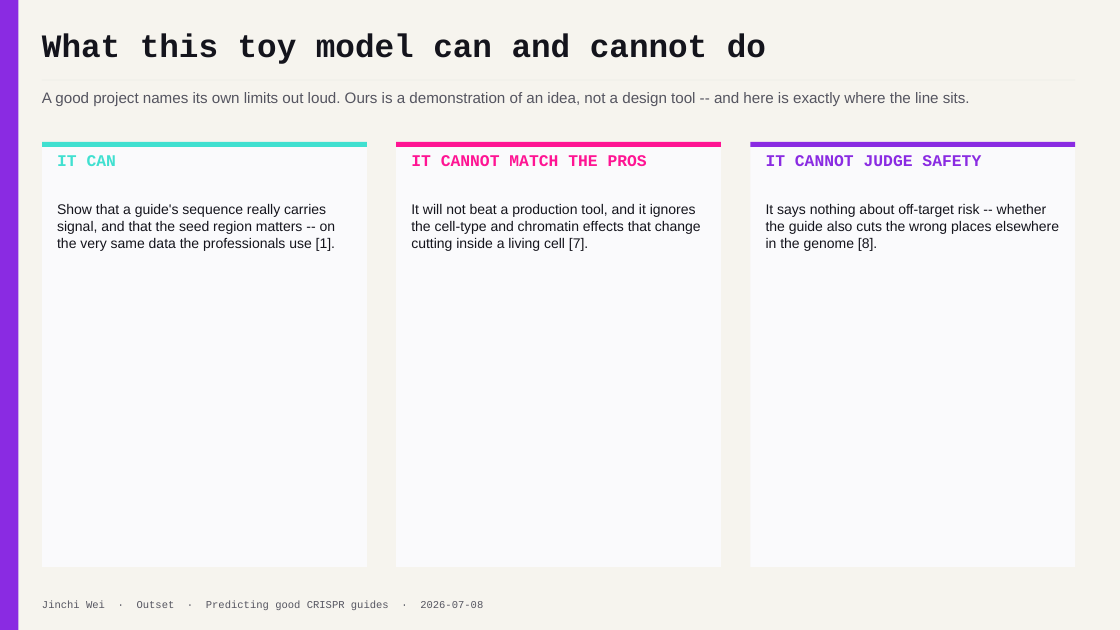
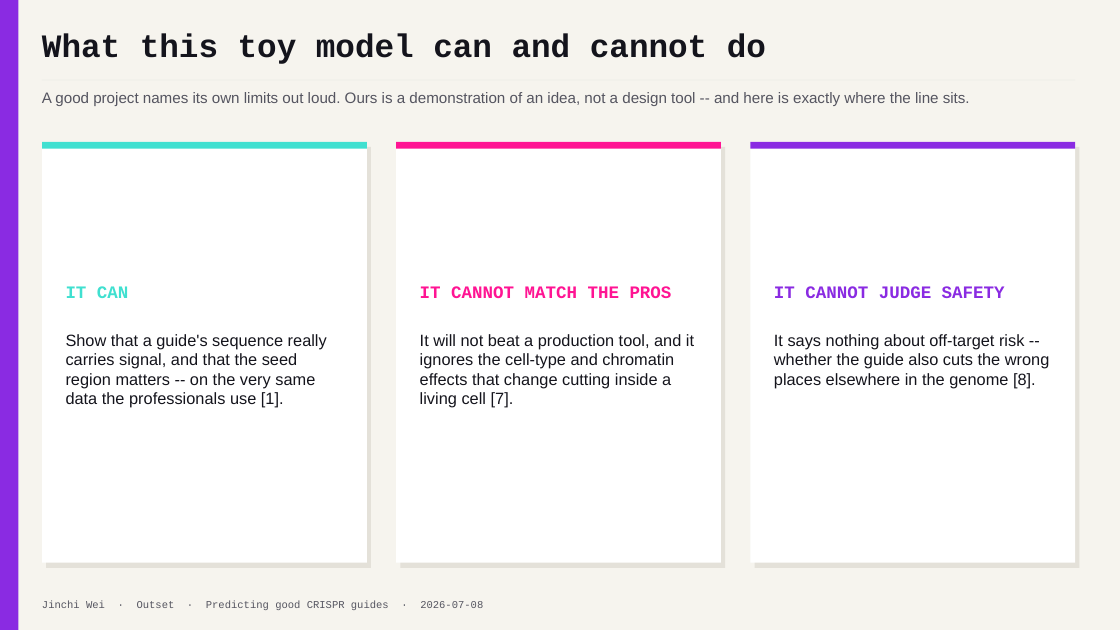
Before and after one commit to jinchiwei/outset-ai-healthcare, a slide deck: slide 15 of solutions/g1_crispr/slides/g1_crispr.pptx. Drawn at 1120x630 pixels with LibreOffice and Linux fonts; fonts in the diff are those of the drawing. Boxes give left, top, right and bottom in pixels: in the first picture for what was removed or moved away, otherwise in the second. Text is boxed around its words. In the diff, an @@ line names an element or a change of style, - is before the commit and + after.

```diff
--- a/solutions/g1_crispr/slides/g1_crispr.pptx
+++ b/solutions/g1_crispr/slides/g1_crispr.pptx
@@ rectangle added at (42,142,367,563), fill #FFFFFF @@
@@ rectangle: place and size @@
-rectangle at (42,142,367,567)
+rectangle at (46,147,371,568)
@@ rectangle at (46,147,371,568): fill #FAFAFC to #E4E1D9 @@
@@ rectangle: place and size @@
-rectangle at (397,142,722,567)
+rectangle at (397,142,722,563)
@@ rectangle at (397,142,722,563): fill #FAFAFC to #FFFFFF @@
@@ rectangle added at (401,147,726,568), fill #E4E1D9 @@
@@ rectangle at (750,142,1075,563): fill #FAFAFC to #FFFFFF @@
@@ rectangle: place and size @@
-rectangle at (750,142,1075,567)
+rectangle at (750,142,1075,563)
@@ rectangle added at (755,147,1080,568), fill #E4E1D9 @@
@@ text "IT CAN": place and size @@
-text "IT CAN" at (57,155,116,166)
+text "IT CAN" at (66,286,128,298)
@@ text "IT CANNOT MATCH THE PROS": place and size @@
-text "IT CANNOT MATCH THE PROS" at (411,155,647,166)
+text "IT CANNOT MATCH THE PROS" at (420,286,672,298)
@@ size 14 to 15 pt in 3 elements at (420,286,672,298), (66,286,128,298), (774,286,1005,298) @@
@@ text "IT CANNOT JUDGE SAFETY": place and size @@
-text "IT CANNOT JUDGE SAFETY" at (766,155,981,166)
+text "IT CANNOT JUDGE SAFETY" at (774,286,1005,298)
@@ text "Show that a guide's sequence ...": place and size @@
-text "Show that a guide's sequence ..." at (57,204,336,251)
+text "Show that a guide's sequence ..." at (66,334,327,408)
@@ text "It will not beat a ...": place and size @@
-text "It will not beat a ..." at (411,204,701,251)
+text "It will not beat a ..." at (420,334,694,408)
@@ size 12 to 14 pt in 3 elements at (66,334,327,408), (420,334,694,408), (774,334,1050,388) @@
@@ text "It says nothing about off-target ...": place and size @@
-text "It says nothing about off-target ..." at (766,204,1059,251)
+text "It says nothing about off-target ..." at (774,334,1050,388)
```
Also in this commit, not shown: 6 other slides changed, 3 other files.
